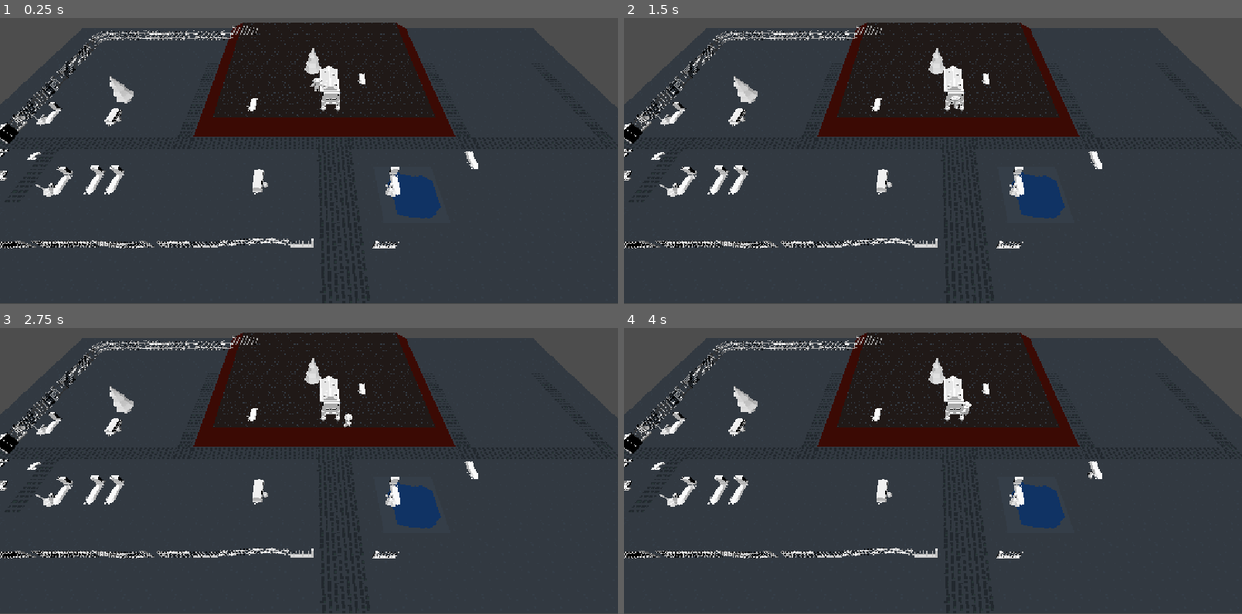
Above: before the commit, frames 1-4 (two rows, left to right).
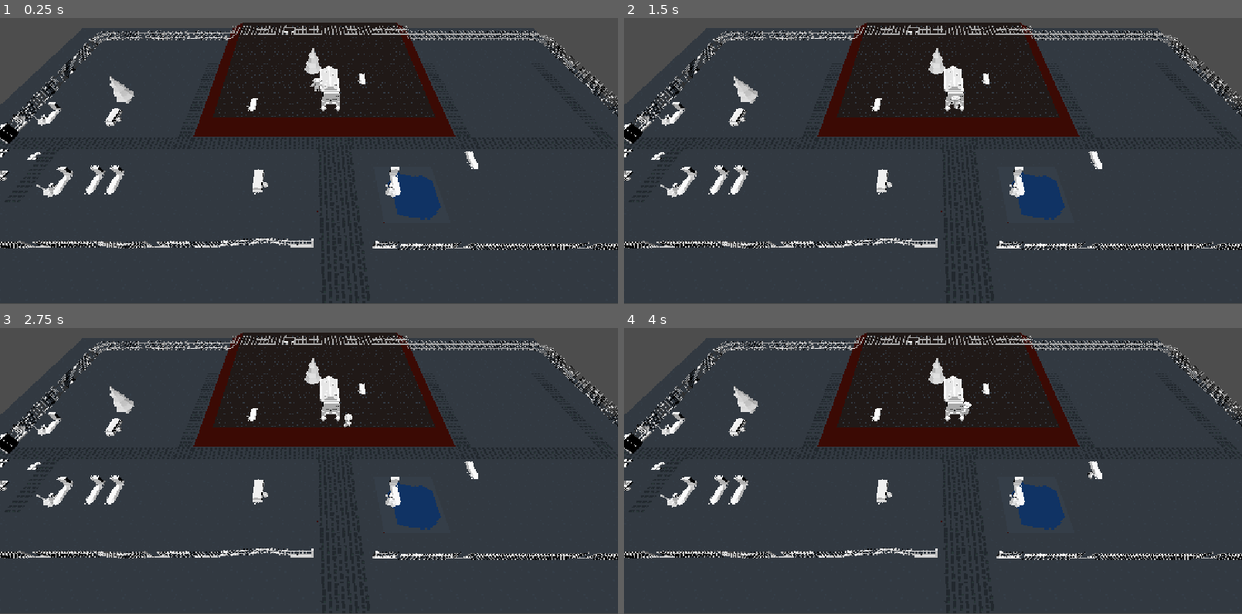
Above: after the commit, the same moments.

Repository: Hammster/GameJam-Oct-2026
Game: Godot game, scene res://Game.tscn
Two runs of this game, one before a commit and one after it. Both use one fixed random seed, a clock stepped at 60 frames per second and the inputs below.
Inputs:
- Up to frame 1 (0.25 s): no input
- Up to frame 2 (1.5 s): hold D (move_right) 0.53-1.28 s; tap Space (attack) at 0.6, 1.35 s; hold S (move_back) from 1.28 s (still down)
- Up to frame 3 (2.75 s): tap Enter at 2 s; release S (move_back) at 2.03 s; hold D (move_right) from 2.03 s (still down); tap Space (attack) at 2.1 s
- Up to frame 4 (4 s): tap Space (attack) at 2.75, 2.85, 3.6 s; release D (move_right) at 2.78 s; hold W (move_forward) 2.78-3.53 s; hold A (move_left) from 3.53 s (still down)

The runs differ from the first frame. In frame 1, 2.9% of the frame differs, in the area x 0-100%, y 1-82%; in frame 2, 2.9%; in frame 3, 2.9%; in frame 4, 2.9%.

Commit message:
fence done

Diff:
--- a/Graveyard.tscn
+++ b/Graveyard.tscn
@@ -8,6 +8,7 @@
 [ext_resource type="PackedScene" uid="uid://dlqi0dviy3xwv" path="res://Grave_1.tscn" id="6_cjae6"]
 [ext_resource type="PackedScene" uid="uid://bn8rugd06m8ty" path="res://Grave_3.tscn" id="7_ytjh1"]
 [ext_resource type="PackedScene" uid="uid://d0jut4gwmdv82" path="res://Grave_4.tscn" id="8_nndg0"]
+[ext_resource type="PackedScene" uid="uid://dk4e7so6x5u3t" path="res://Assets/lightpost-single.fbx" id="9_n5ojv"]
 [ext_resource type="PackedScene" uid="uid://c3tsqqhkbpe3x" path="res://Crypt.tscn" id="9_ytjh1"]
 [ext_resource type="PackedScene" uid="uid://b41jyplfk65uj" path="res://Grave_5.tscn" id="10_8ieq5"]
 [ext_resource type="PackedScene" uid="uid://yfmlkwsw0s0o" path="res://Assets/debris-wood.fbx" id="11_os2k2"]
@@ -31,11 +32,17 @@
 [node name="Graveyard" type="Node3D" unique_id=1040692397]
 
 [node name="AuxScene" parent="." unique_id=1932068332 instance=ExtResource("1_b58pn")]
-transform = Transform3D(1, 0, 0, 0, 1, 0, 0, 0, 1, 0, 0.008, 0)
+transform = Transform3D(1, 0, 0, 0, 1, 0, 0, 0, 1, 0.0061392784, 0, 0.0041184425)
 
 [node name="iron-fence-curve" parent="AuxScene" unique_id=11159713 instance=ExtResource("4_nung2")]
 transform = Transform3D(0.026683815, 0, 0.9996439, 0, 1, 0, -0.9996439, 0, 0.026683815, -16.824112, 9.536743e-07, 7.5630245)
 
+[node name="iron-fence-curve4" parent="AuxScene" unique_id=275352441 instance=ExtResource("4_nung2")]
+transform = Transform3D(-0.99985796, 0, -0.016853694, 0, 1, 0, 0.016853694, 0, -0.99985796, 17.985256, 9.536743e-07, 7.5630245)
+
+[node name="iron-fence-curve3" parent="AuxScene" unique_id=2121033716 instance=ExtResource("4_nung2")]
+transform = Transform3D(-0.027581995, 0, -0.99961954, 0, 1, 0, 0.99961954, 0, -0.027581995, 17.998798, 9.536743e-07, -7.603095)
+
 [node name="iron-fence-curve2" parent="AuxScene" unique_id=1556114361 instance=ExtResource("4_nung2")]
 transform = Transform3D(0.9998246, 0, 0.01872871, 0, 1, 0, -0.01872871, 0, 0.9998246, -16.80616, 9.536743e-07, -7.7060404)
 
@@ -84,14 +91,17 @@
 [node name="iron-fence-damaged8" parent="AuxScene" unique_id=1633016071 instance=ExtResource("6_8ieq5")]
 transform = Transform3D(1, 0, 0, 0, 1, 0, 0, 0, 1, -9.873362, 0, -7.6910114)
 
+[node name="iron-fence-damaged10" parent="AuxScene" unique_id=2130446204 instance=ExtResource("6_8ieq5")]
+transform = Transform3D(1, 0, 0, 0, 1, 0, 0, 0, 1, -1.9373846, 0.48393965, -7.6723537)
+
 [node name="iron-fence-damaged9" parent="AuxScene" unique_id=1233834773 instance=ExtResource("6_8ieq5")]
-transform = Transform3D(1, 0, 0, 0, 1, 0, 0, 0, 1, -6.93725, 0, -7.6910114)
+transform = Transform3D(1, 0, 0, 0, 1, 0, 0, 0, 1, -6.896127, 0, -7.6910114)
 
 [node name="iron-fence26" parent="AuxScene" unique_id=508647740 instance=ExtResource("5_t00lh")]
-transform = Transform3D(1, 0, 0, 0, 1, 0, 0, 0, 1, -8.890451, -0.0065512657, -7.6496143)
+transform = Transform3D(1, 0, 0, 0, 1, 0, 0, 0, 1, -8.890451, -0.0065512657, -7.6786976)
 
 [node name="iron-fence27" parent="AuxScene" unique_id=1894417904 instance=ExtResource("5_t00lh")]
-transform = Transform3D(1, 0, 0, 0, 1, 0, 0, 0, 1, -7.9021053, -0.0065512657, -7.6496143)
+transform = Transform3D(1, 0, 0, 0, 1, 0, 0, 0, 1, -7.9021053, -0.0065512657, -7.6786976)
 
 [node name="iron-fence28" parent="AuxScene" unique_id=1871521063 instance=ExtResource("5_t00lh")]
 transform = Transform3D(0.9997945, 0.020276887, 0, -0.020276887, 0.9997945, 0, 0, 0, 1, -5.9325166, 0.46447992, -7.6496143)
@@ -99,6 +109,87 @@
 [node name="iron-fence29" parent="AuxScene" unique_id=1798894081 instance=ExtResource("5_t00lh")]
 transform = Transform3D(0.9999226, 0.012446566, 0, -0.012446566, 0.9999226, 0, 0, 0, 1, -4.9188523, 0.4605224, -7.6496143)
 
+[node name="iron-fence30" parent="AuxScene" unique_id=357200354 instance=ExtResource("5_t00lh")]
+transform = Transform3D(0.9999915, -0.004156675, 0, 0.004156675, 0.9999915, 0, 0, 0, 1, -3.9251282, 0.45209613, -7.6496143)
+
+[node name="iron-fence31" parent="AuxScene" unique_id=333896207 instance=ExtResource("5_t00lh")]
+transform = Transform3D(0.9999281, -0.011987787, 0, 0.011987787, 0.9999281, 0, 0, 0, 1, -2.91167, 0.4579613, -7.6496143)
+
+[node name="iron-fence32" parent="AuxScene" unique_id=1000295873 instance=ExtResource("5_t00lh")]
+transform = Transform3D(0.9999915, -0.004156675, 0, 0.004156675, 0.9999915, 0, 0, 0, 1, -0.92668724, 0.45209613, -7.6496143)
+
+[node name="iron-fence33" parent="AuxScene" unique_id=1106185577 instance=ExtResource("5_t00lh")]
+transform = Transform3D(0.9999915, -0.004156675, 0, 0.004156675, 0.9999915, 0, 0, 0, 1, 0.07858276, 0.45209613, -7.6496143)
+
+[node name="iron-fence34" parent="AuxScene" unique_id=1635519670 instance=ExtResource("5_t00lh")]
+transform = Transform3D(0.9997945, 0.020276887, 0, -0.020276887, 0.9997945, 0, 0, 0, 1, 1.0735817, 0.46447992, -7.6496143)
+
+[node name="iron-fence35" parent="AuxScene" unique_id=1541796403 instance=ExtResource("5_t00lh")]
+transform = Transform3D(0.9999226, 0.012446566, 0, -0.012446566, 0.9999226, 0, 0, 0, 1, 2.087246, 0.4605224, -7.6496143)
+
+[node name="iron-fence36" parent="AuxScene" unique_id=1536233954 instance=ExtResource("5_t00lh")]
+transform = Transform3D(0.9999915, -0.004156675, 0, 0.004156675, 0.9999915, 0, 0, 0, 1, 3.08097, 0.45209613, -7.6496143)
+
+[node name="iron-fence37" parent="AuxScene" unique_id=1690967628 instance=ExtResource("5_t00lh")]
+transform = Transform3D(0.9999281, -0.011987787, 0, 0.011987787, 0.9999281, 0, 0, 0, 1, 4.094428, 0.4579613, -7.6496143)
+
+[node name="iron-fence38" parent="AuxScene" unique_id=830614552 instance=ExtResource("5_t00lh")]
+transform = Transform3D(0.9999915, -0.004156675, 0, 0.004156675, 0.9999915, 0, 0, 0, 1, 5.0982323, 0.45209613, -7.6496143)
+
+[node name="iron-fence39" parent="AuxScene" unique_id=1625194528 instance=ExtResource("5_t00lh")]
+transform = Transform3D(0.9999915, -0.004156675, 0, 0.004156675, 0.9999915, 0, 0, 0, 1, 6.1035023, 0.45209613, -7.6496143)
+
+[node name="iron-fence40" parent="AuxScene" unique_id=1614762557 instance=ExtResource("5_t00lh")]
+transform = Transform3D(0.9999915, -0.004156675, 0, 0.004156675, 0.9999915, 0, 0, 0, 1, 7.0554867, 0.45209613, -7.6496143)
+
+[node name="iron-fence41" parent="AuxScene" unique_id=443547338 instance=ExtResource("5_t00lh")]
+transform = Transform3D(0.9999915, -0.004156675, 0, 0.004156675, 0.9999915, 0, 0, 0, 1, 8.020018, 0.052759305, -7.6496143)
+
+[node name="iron-fence62" parent="AuxScene" unique_id=683276386 instance=ExtResource("5_t00lh")]
+transform = Transform3D(0.9999915, -0.004156675, 0, 0.004156675, 0.9999915, 0, 0, 0, 1, 3.8226547, 0.052759305, 8.5612755)
+
+[node name="iron-fence63" parent="AuxScene" unique_id=667991758 instance=ExtResource("5_t00lh")]
+transform = Transform3D(0.9999915, -0.004156675, 0, 0.004156675, 0.9999915, 0, 0, 0, 1, 4.8797684, 0.052759305, 8.561275)
+
+[node name="iron-fence64" parent="AuxScene" unique_id=1881513178 instance=ExtResource("5_t00lh")]
+transform = Transform3D(0.9999915, -0.004156675, 0, 0.004156675, 0.9999915, 0, 0, 0, 1, 6.9198723, 0.052759305, 8.561275)
+
+[node name="iron-fence65" parent="AuxScene" unique_id=1657870490 instance=ExtResource("5_t00lh")]
+transform = Transform3D(0.9999915, -0.004156675, 0, 0.004156675, 0.9999915, 0, 0, 0, 1, 7.9433885, 0.05275941, 8.5612755)
+
+[node name="iron-fence66" parent="AuxScene" unique_id=2144416715 instance=ExtResource("5_t00lh")]
+transform = Transform3D(0.9999915, -0.004156675, 0, 0.004156675, 0.9999915, 0, 0, 0, 1, 8.971148, 0.05275941, 8.5612755)
+
+[node name="iron-fence67" parent="AuxScene" unique_id=727185451 instance=ExtResource("5_t00lh")]
+transform = Transform3D(0.9999915, -0.004156675, 0, 0.004156675, 0.9999915, 0, 0, 0, 1, 9.994663, 0.05275941, 8.5612755)
+
+[node name="iron-fence42" parent="AuxScene" unique_id=603866183 instance=ExtResource("5_t00lh")]
+transform = Transform3D(0.9999915, -0.004156675, 0, 0.004156675, 0.9999915, 0, 0, 0, 1, 9.029323, 0.052759305, -7.6496143)
+
+[node name="iron-fence43" parent="AuxScene" unique_id=1168117805 instance=ExtResource("5_t00lh")]
+transform = Transform3D(0.9999915, -0.004156675, 0, 0.004156675, 0.9999915, 0, 0, 0, 1, 10.035086, 0.052759305, -7.6496143)
+
+[node name="iron-fence44" parent="AuxScene" unique_id=1802787430 instance=ExtResource("5_t00lh")]
+transform = Transform3D(0.9999915, -0.004156675, 0, 0.004156675, 0.9999915, 0, 0, 0, 1, 11.044391, 0.052759305, -7.6496143)
+
+[node name="iron-fence45" parent="AuxScene" unique_id=1253492634 instance=ExtResource("5_t00lh")]
+transform = Transform3D(0.9999915, -0.004156675, 0, 0.004156675, 0.9999915, 0, 0, 0, 1, 12.045878, 0.052759305, -7.6496143)
+
+[node name="iron-fence46" parent="AuxScene" unique_id=894209917 instance=ExtResource("5_t00lh")]
+transform = Transform3D(0.9999915, -0.004156675, 0, 0.004156675, 0.9999915, 0, 0, 0, 1, 13.055183, 0.052759305, -7.6496143)
+
+[node name="iron-fence47" parent="AuxScene" unique_id=147869467 instance=ExtResource("5_t00lh")]
+transform = Transform3D(0.9999915, -0.004156675, 0, 0.004156675, 0.9999915, 0, 0, 0, 1, 14.060946, 0.052759305, -7.6496143)
+
+[node name="iron-fence48" parent="AuxScene" unique_id=200082763 instance=ExtResource("5_t00lh")]
+transform = Transform3D(0.9999915, -0.004156675, 0, 0.004156675, 0.9999915, 0, 0, 0, 1, 15.070251, 0.052759305, -7.6496143)
+
+[node name="iron-fence49" parent="AuxScene" unique_id=874950617 instance=ExtResource("5_t00lh")]
+transform = Transform3D(0.9999915, -0.004156675, 0, 0.004156675, 0.9999915, 0, 0, 0, 1, 16.046612, 0.052759305, -7.6496143)
+
+[node name="iron-fence50" parent="AuxScene" unique_id=1272569328 instance=ExtResource("5_t00lh")]
+transform = Transform3D(0.9999915, -0.004156675, 0, 0.004156675, 0.9999915, 0, 0, 0, 1, 17.055916, 0.052759305, -7.6496143)
+
 [node name="iron-fence6" parent="AuxScene" unique_id=1450163813 instance=ExtResource("5_t00lh")]
 transform = Transform3D(0.99996495, 0, -0.008371398, 0, 1, 0, 0.008371398, 0, 0.99996495, -9.7499895, 0.015801907, 8.460426)
 
@@ -111,6 +202,30 @@
 [node name="iron-fence-damaged4" parent="AuxScene" unique_id=1645610179 instance=ExtResource("6_8ieq5")]
 transform = Transform3D(1, 0, 0, 0, 1, 0, 0, 0, 1, -6.7526836, 0, 8.473812)
 
+[node name="iron-fence-damaged14" parent="AuxScene" unique_id=1880050875 instance=ExtResource("6_8ieq5")]
+transform = Transform3D(1, 0, 0, 0, 1, 0, 0, 0, 1, 5.902176, 0.033751965, 8.530816)
+
+[node name="iron-fence68" parent="AuxScene" unique_id=572106116 instance=ExtResource("5_t00lh")]
+transform = Transform3D(0.9999915, -0.004156675, 0, 0.004156675, 0.9999915, 0, 0, 0, 1, 12.043554, 0.052759305, 8.5612755)
+
+[node name="iron-fence69" parent="AuxScene" unique_id=1234274299 instance=ExtResource("5_t00lh")]
+transform = Transform3D(0.9999915, -0.004156675, 0, 0.004156675, 0.9999915, 0, 0, 0, 1, 13.06707, 0.05275941, 8.5612755)
+
+[node name="iron-fence-damaged15" parent="AuxScene" unique_id=1554542162 instance=ExtResource("6_8ieq5")]
+transform = Transform3D(1, 0, 0, 0, 1, 0, 0, 0, 1, 11.025858, 0.033751965, 8.530817)
+
+[node name="iron-fence70" parent="AuxScene" unique_id=289678238 instance=ExtResource("5_t00lh")]
+transform = Transform3D(0.9999915, -0.004156675, 0, 0.004156675, 0.9999915, 0, 0, 0, 1, 15.07366, 0.052759305, 8.5612755)
+
+[node name="iron-fence71" parent="AuxScene" unique_id=2043258266 instance=ExtResource("5_t00lh")]
+transform = Transform3D(0.9999915, -0.004156675, 0, 0.004156675, 0.9999915, 0, 0, 0, 1, 16.097176, 0.05275941, 8.5612755)
+
+[node name="iron-fence72" parent="AuxScene" unique_id=543706112 instance=ExtResource("5_t00lh")]
+transform = Transform3D(0.9999915, -0.004156675, 0, 0.004156675, 0.9999915, 0, 0, 0, 1, 16.953682, 0.05275941, 8.5612755)
+
+[node name="iron-fence-damaged16" parent="AuxScene" unique_id=1209291842 instance=ExtResource("6_8ieq5")]
+transform = Transform3D(1, 0, 0, 0, 1, 0, 0, 0, 1, 14.0559635, 0.033751965, 8.530817)
+
 [node name="iron-fence11" parent="AuxScene" unique_id=327994981 instance=ExtResource("5_t00lh")]
 transform = Transform3D(1, 0, 0, 0, 1, 0, 0, 0, 1, -5.7596283, 0.0037726164, 8.462169)
 
@@ -153,8 +268,50 @@
 [node name="iron-fence20" parent="AuxScene" unique_id=1640688217 instance=ExtResource("5_t00lh")]
 transform = Transform3D(-0.013035949, 0, 0.99991506, 0, 1, 0, -0.99991506, 0, -0.013035949, -16.793102, 0, -5.705559)
 
+[node name="iron-fence-damaged11" parent="AuxScene" unique_id=1464495635 instance=ExtResource("6_8ieq5")]
+transform = Transform3D(0.04127577, 0, 0.9991478, 0, 1, 0, -0.9991478, 0, 0.04127577, 18.870935, 9.536743e-07, -3.691574)
+
+[node name="iron-fence51" parent="AuxScene" unique_id=22864660 instance=ExtResource("5_t00lh")]
+transform = Transform3D(-0.03706719, 0, 0.99931276, 0, 1, 0, -0.99931276, 0, -0.03706719, 18.860086, 0, -4.7243977)
+
+[node name="iron-fence52" parent="AuxScene" unique_id=288166142 instance=ExtResource("5_t00lh")]
+transform = Transform3D(0.05216562, 0, 0.99863845, 0, 1, 0, -0.99863845, 0, 0.05216562, 18.860086, 0, -5.6944523)
+
+[node name="iron-fence53" parent="AuxScene" unique_id=793629526 instance=ExtResource("5_t00lh")]
+transform = Transform3D(-0.013035949, 0, 0.99991506, 0, 1, 0, -0.99991506, 0, -0.013035949, 18.882494, 0, -6.733019)
+
+[node name="iron-fence-damaged12" parent="AuxScene" unique_id=1181121860 instance=ExtResource("6_8ieq5")]
+transform = Transform3D(0.04127577, 0, 0.9991478, 0, 1, 0, -0.9991478, 0, 0.04127577, 18.870935, 9.536743e-07, 0.2905512)
+
+[node name="iron-fence54" parent="AuxScene" unique_id=1906730820 instance=ExtResource("5_t00lh")]
+transform = Transform3D(-0.03706719, 0, 0.99931276, 0, 1, 0, -0.99931276, 0, -0.03706719, 18.860086, 0, -0.7422724)
+
+[node name="iron-fence55" parent="AuxScene" unique_id=1464609414 instance=ExtResource("5_t00lh")]
+transform = Transform3D(0.05216562, 0, 0.99863845, 0, 1, 0, -0.99863845, 0, 0.05216562, 18.860086, 0, -1.712327)
+
+[node name="iron-fence56" parent="AuxScene" unique_id=882216387 instance=ExtResource("5_t00lh")]
+transform = Transform3D(-0.013035949, 0, 0.99991506, 0, 1, 0, -0.99991506, 0, -0.013035949, 18.882494, 0, -2.7508936)
+
+[node name="iron-fence57" parent="AuxScene" unique_id=1652289439 instance=ExtResource("5_t00lh")]
+transform = Transform3D(-0.013035949, 0, 0.99991506, 0, 1, 0, -0.99991506, 0, -0.013035949, 18.882494, 0, 1.3139813)
+
+[node name="iron-fence58" parent="AuxScene" unique_id=87000588 instance=ExtResource("5_t00lh")]
+transform = Transform3D(-0.013035949, 0, 0.99991506, 0, 1, 0, -0.99991506, 0, -0.013035949, 18.882494, 0, 2.3143616)
+
+[node name="iron-fence59" parent="AuxScene" unique_id=1253426782 instance=ExtResource("5_t00lh")]
+transform = Transform3D(-0.013035949, 0, 0.99991506, 0, 1, 0, -0.99991506, 0, -0.013035949, 18.882494, 0, 3.323774)
+
+[node name="iron-fence-damaged13" parent="AuxScene" unique_id=157986243 instance=ExtResource("6_8ieq5")]
+transform = Transform3D(0.04127577, 0, 0.9991478, 0, 1, 0, -0.9991478, 0, 0.04127577, 18.870935, 9.536743e-07, 4.358117)
+
+[node name="iron-fence60" parent="AuxScene" unique_id=714715445 instance=ExtResource("5_t00lh")]
+transform = Transform3D(-0.013035949, 0, 0.99991506, 0, 1, 0, -0.99991506, 0, -0.013035949, 18.882494, 0, 5.381547)
+
+[node name="iron-fence61" parent="AuxScene" unique_id=446140625 instance=ExtResource("5_t00lh")]
+transform = Transform3D(-0.013035949, 0, 0.99991506, 0, 1, 0, -0.99991506, 0, -0.013035949, 18.882494, 0, 6.3819275)
+
 [node name="iron-fence-border-column" parent="AuxScene" unique_id=985004364 instance=ExtResource("5_172wu")]
-transform = Transform3D(1, 0, 0, 0, 1, 0, 0, 0, 1, -0.7031591, 0, 8.428334)
+transform = Transform3D(1, 0, 0, 0, 1, 0, 0, 0, 1, -0.7031591, 0.038865685, 8.428334)
 
 [node name="iron-fence-border-column3" parent="AuxScene" unique_id=1310899410 instance=ExtResource("5_172wu")]
 transform = Transform3D(-0.010709494, 0, 0.9999427, 0, 1, 0, -0.9999427, 0, -0.010709494, -16.872532, 4.7683716e-07, 3.4413347)
@@ -234,3 +391,6 @@
 [node name="CollisionShape3D" type="CollisionShape3D" parent="StaticBody3D" unique_id=861252100]
 transform = Transform3D(1, 0, 0, 0, 1, 0, 0, 0, 1, -8.832294, 1.6786423, 9.442641)
 shape = SubResource("BoxShape3D_i2owx")
+
+[node name="lightpost-single" parent="." unique_id=1878463280 instance=ExtResource("9_n5ojv")]
+transform = Transform3D(-0.05954834, 0, 0.99822545, 0, 1, 0, -0.99822545, 0, -0.05954834, 18.441723, 0.01725316, 6.986773)
